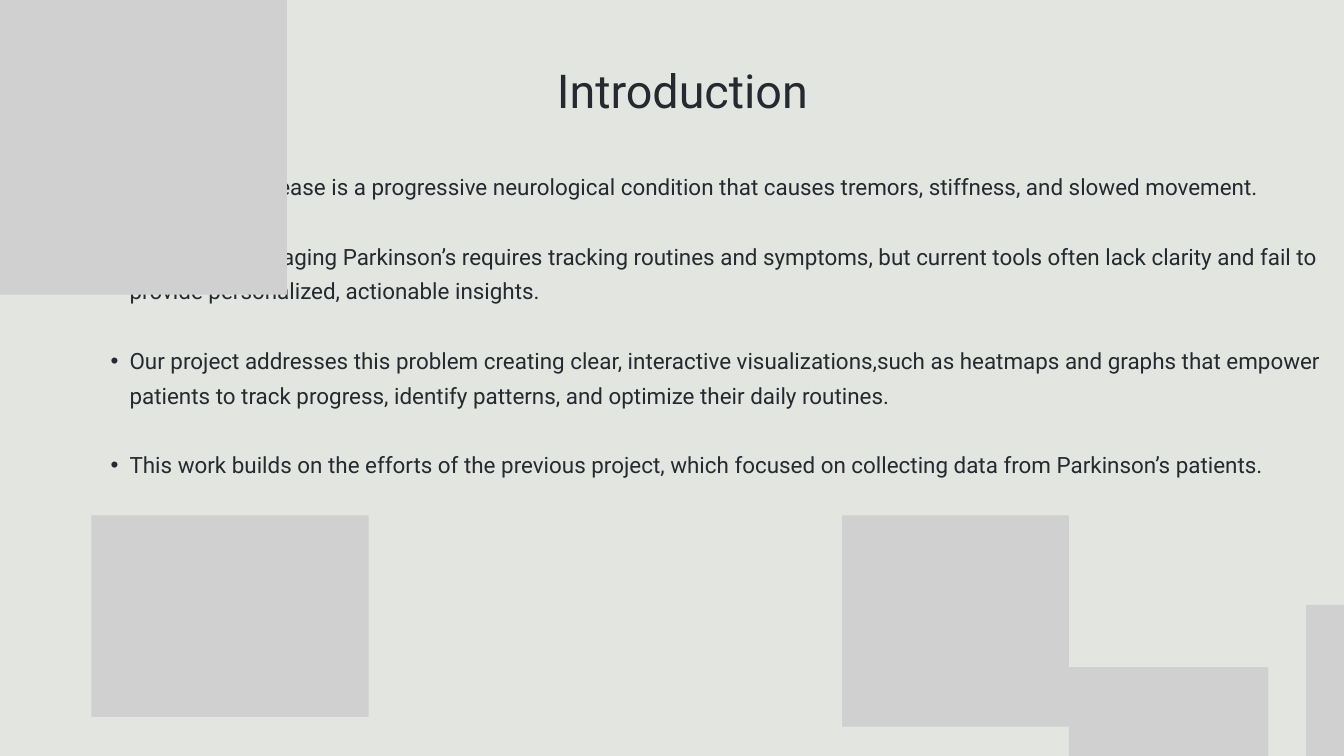
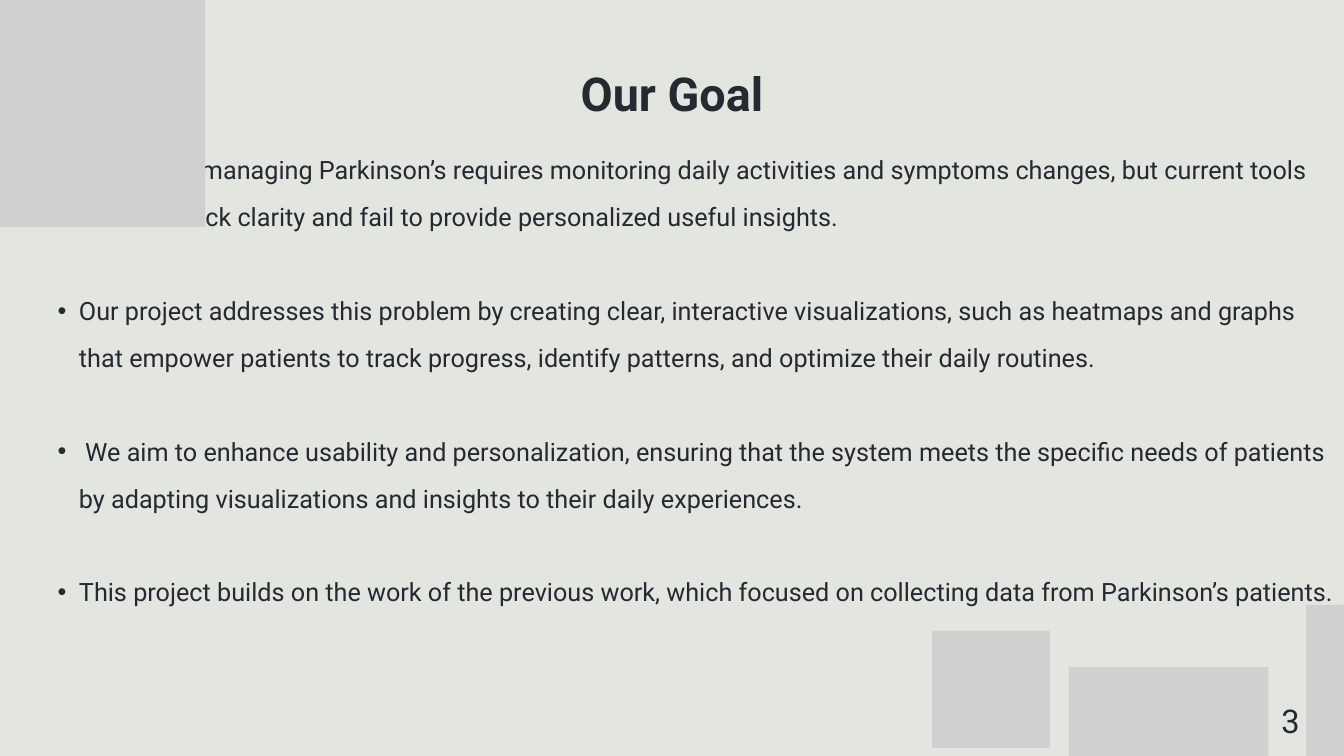
Before and after one commit to OmerFatal/FinalProject_Parkinson-s_Visualization, a slide deck: slide 3 of Capstone Project Phase 1 -Presentation.pptx (slide 2 before the commit). Drawn at 1344x756 pixels with LibreOffice and Linux fonts; fonts in the diff are those of the drawing; grey boxes stand for pictures. Boxes give left, top, right and bottom in pixels: in the first picture for what was removed or moved away, otherwise in the second. Text is boxed around its words. In the diff, an @@ line names an element or a change of style, - is before the commit and + after.

Commit message:
Updated Final Project Parkinson Omer Tanya

```diff
--- a/Capstone Project Phase 1 -Presentation.pptx
+++ b/Capstone Project Phase 1 -Presentation.pptx
@@ picture removed at (0, 0, 287, 295) @@
@@ picture added at (0, 0, 205, 227) @@
@@ text removed at (557, 73, 808, 109) @@
-Introduction
@@ text added at (581, 76, 764, 112), 50 pt, text #252930, bold @@
+Our Goal
@@ text at (79, 160, 1332, 607): text changed; size 24 to 27 pt @@
-  • Parkinson’s disease is a progressive neurological condition that causes tremors, stiffness, and slowed movement.
-  • Effectively managing Parkinson’s requires tracking routines and symptoms, but current tools often lack clarity and fail to provide personalized, actionable insights.
-  • Our project addresses this problem creating clear, interactive visualizations,such as heatmaps and graphs that empower patients to track progress, identify patterns, and optimize their daily routines.
-  • This work builds on the efforts of the previous project, which focused on collecting data from Parkinson’s patients.
+  • Effectively managing Parkinson’s requires monitoring daily activities and symptoms changes, but current tools are often lack clarity and fail to provide personalized useful insights.
+  • Our project addresses this problem by creating clear, interactive visualizations, such as heatmaps and graphs that empower patients to track progress, identify patterns, and optimize their daily routines.
+  • We aim to enhance usability and personalization, ensuring that the system meets the specific needs of patients by adapting visualizations and insights to their daily experiences.
+  • This project builds on the work of the previous work, which focused on collecting data from Parkinson’s patients.
@@ picture removed at (91, 515, 368, 717) @@
@@ picture removed at (842, 515, 1068, 726) @@
@@ picture added at (932, 631, 1050, 749) @@
@@ text added at (1281, 709, 1299, 734), 35 pt, text #252930 @@
+3
```
Also in this commit, not shown: 15 other slides changed, 4 slides added, 1 slide removed.
